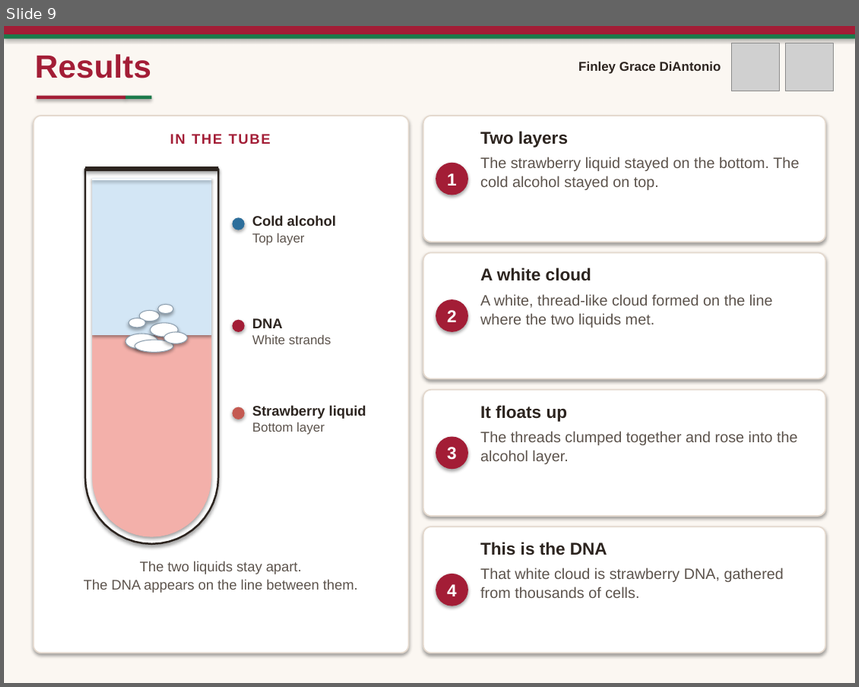
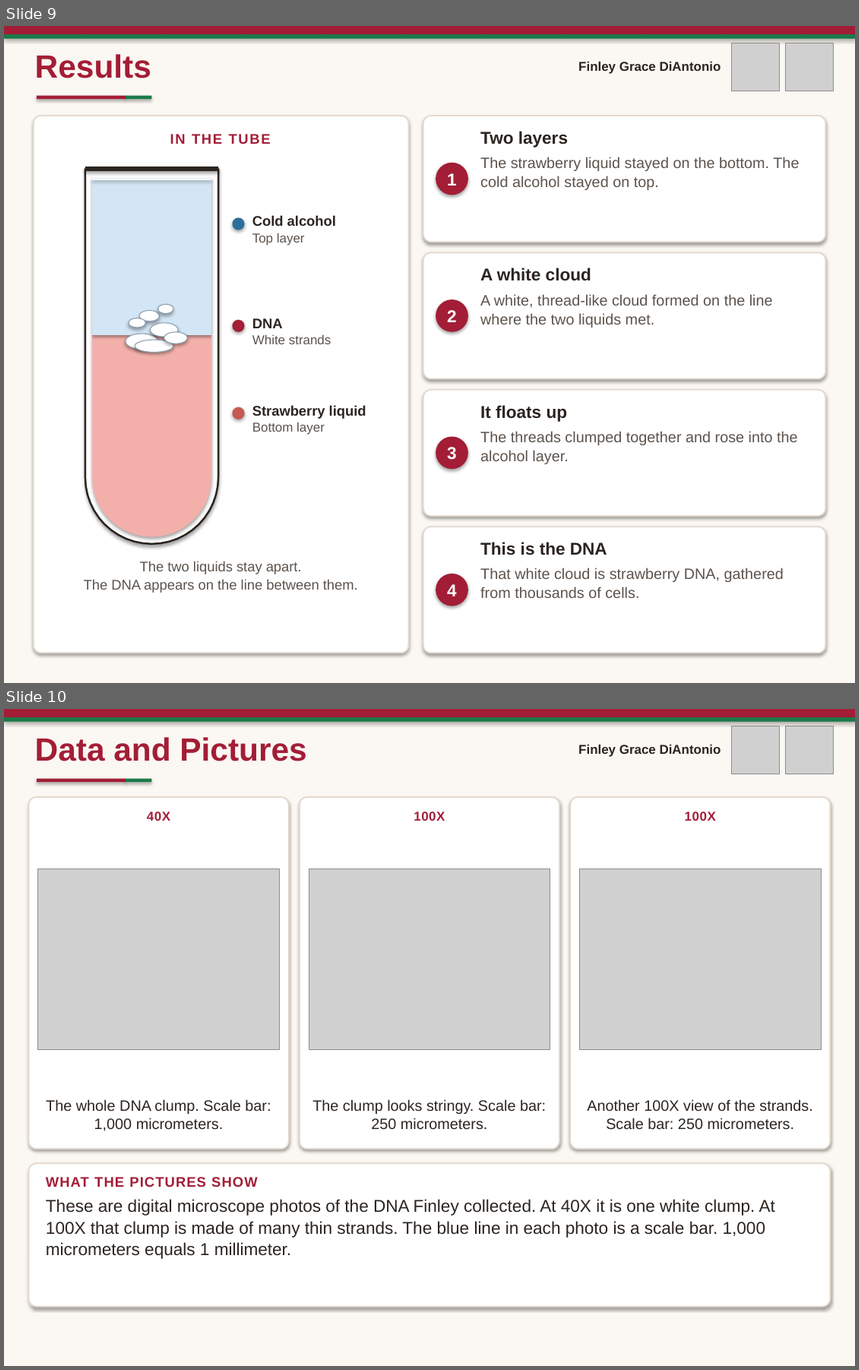
Before and after one commit to cbdiant/Cursor, a slide deck: Strawberry DNA Extraction Science Fair.pptx. Shown one above the other, each under a label of ours: slide 9 before the commit, slides 9 and 10 after it. The pictures are 859x687 and 859x1370 pixels, drawn with LibreOffice and Linux fonts; fonts in the diff are those of the drawing; grey boxes stand for pictures. Boxes give left, top, right and bottom in pixels: in the first picture for what was removed or moved away, otherwise in the second. Text is boxed around its words. In the diff, an @@ line names an element or a change of style, - is before the commit and + after.

```diff
--- a/Strawberry DNA Extraction Science Fair.pptx
+++ b/Strawberry DNA Extraction Science Fair.pptx
@@ slide 10 added at box(4, 709, 855, 1366), background #FBF7F2 @@
@@ rectangle added at box(4, 709, 855, 717), fill #A31D36 @@
@@ rectangle added at box(4, 717, 855, 722), fill #1B7A4A @@
@@ picture added at box(731, 726, 779, 774) @@
@@ picture added at box(785, 726, 833, 774) @@
@@ text added at box(35, 737, 306, 761), 30 pt, text #A31D36, bold @@
+Data and Pictures
@@ text added at box(579, 744, 721, 757), 12 pt, text #2C241F, bold @@
+Finley Grace DiAntonio
@@ rounded rectangle added at box(29, 797, 289, 1149), fill #FFFFFF, outline #E4D9CE 1.25 pt @@
@@ rectangle added at box(37, 779, 126, 782), fill #A31D36 @@
@@ rectangle added at box(126, 779, 151, 782), fill #1B7A4A @@
@@ rounded rectangle added at box(300, 797, 560, 1149), fill #FFFFFF, outline #E4D9CE 1.25 pt @@
@@ rounded rectangle added at box(570, 797, 830, 1149), fill #FFFFFF, outline #E4D9CE 1.25 pt @@
@@ text added at box(147, 812, 170, 821), 12 pt, text #A31D36, bold @@
+40X
@@ text added at box(414, 812, 445, 821), 12 pt, text #A31D36, bold @@
+100X
@@ text added at box(685, 812, 716, 821), 12 pt, text #A31D36, bold @@
+100X
@@ picture added at box(38, 869, 279, 1049) @@
@@ picture added at box(309, 869, 550, 1049) @@
@@ picture added at box(580, 869, 821, 1049) @@
@@ text added at box(46, 1100, 271, 1132), 14 pt, text #2C241F @@
+The whole DNA clump. Scale bar: 1,000 micrometers.
@@ text added at box(313, 1100, 546, 1130), 14 pt, text #2C241F @@
+The clump looks stringy. Scale bar: 250 micrometers.
@@ text added at box(587, 1100, 813, 1130), 14 pt, text #2C241F @@
+Another 100X view of the strands. Scale bar: 250 micrometers.
@@ rounded rectangle added at box(29, 1164, 830, 1307), fill #FFFFFF, outline #E4D9CE 1.25 pt @@
@@ text added at box(46, 1177, 257, 1187), 13 pt, text #A31D36, bold @@
+WHAT THE PICTURES SHOW
@@ text added at box(46, 1199, 775, 1259), 16 pt, text #2C241F @@
+These are digital microscope photos of the DNA Finley collected. At 40X it is one white clump. At 100X that clump is made of many thin strands. The blue line in each photo is a scale bar. 1,000 micrometers equals 1 millimeter.
```
Also in this commit, not shown: 2 slides changed, 1 other slide added, 6 other files.
